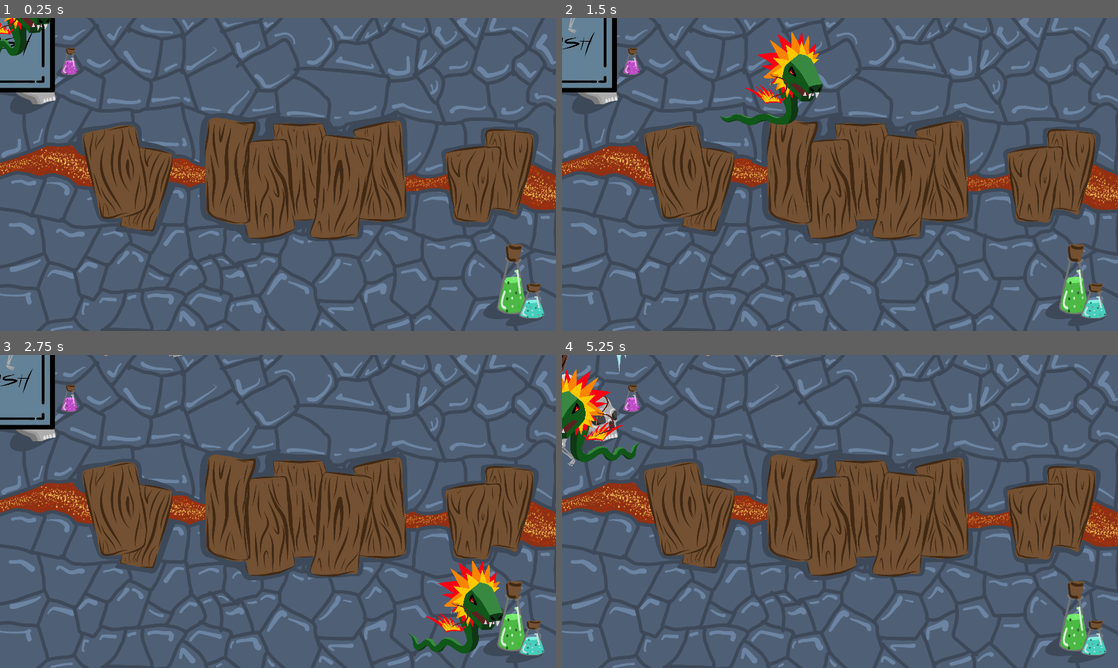
Above: before the commit, frames 1-4 (two rows, left to right).
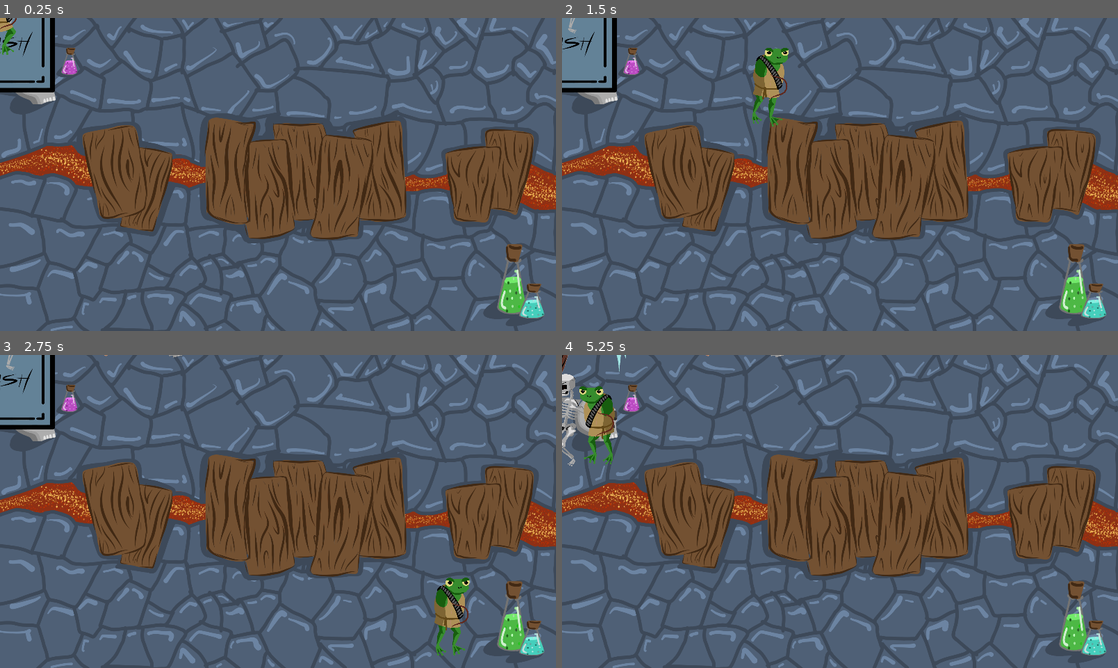
Above: after the commit, the same moments.

Repository: RNSM-Games/godot-gmtk-jam-2023
Game: Godot game, scene res://scenes/RealMain.tscn
Same seed, same stepped clock (60 frames per second), same inputs: the game is played once before the commit and once after it. This scene is started directly instead of the project's main scene.
Inputs (mouse positions are in pixels of both pictures, inside the frame that each line leads up to):
- Up to frame 1 (0.25 s): no input
- Up to frame 2 (1.5 s): tap Enter at 0.5 s; move the mouse to (962, 158) at 0.52 s; hold Right (right) 0.53-1.28 s; hold Right mouse button (Ability) 0.53-1.28 s; move the mouse to (728, 190) at 1.27 s; hold Down (down) from 1.28 s (still down); right-click (728, 190) at 1.35 s
- Up to frame 3 (2.75 s): move the mouse to (333, 442) at 2.02 s; release Down (down) at 2.03 s; press the mouse at (333, 442) at 2.03 s; hold Right (right) from 2.03 s (still down); right-click (333, 442) at 2.3 s
- Up to frame 4 (5.25 s): move the mouse to (812, 574) at 2.77 s; release Right (right) at 2.78 s; release the mouse at (812, 574) at 2.78 s; hold Up (up) 2.78-3.53 s; right-click (812, 574) at 2.85 s; move the mouse to (1006, 558) at 3.52 s; hold Right mouse button (Ability) 3.53-4.28 s; hold Left (left) 3.53-5.03 s; move the mouse to (673, 464) at 4.27 s; click (673, 464) at 4.35 s; right-click (673, 464) at 4.55 s; move the mouse to (867, 511) at 5.02 s; hold Down (down) from 5.03 s (still down); hold Right mouse button (Ability) from 5.03 s (still down)

The runs differ from the first frame. In frame 1, 0.6% of the frame differs, in the area x 0-10%, y 0-13%; in frame 2, 2.5%; in frame 3, 2.5%, in the area x 73-91%, y 65-96%; in frame 4, 2.2%.
Error in both runs: Cannot call method 'get_child' on a null value. (res://scripts/Equippable/RangedWeapon.gd:20)

Commit message:
add frogman

Diff:
--- /dev/null
+++ b/scenes/Creatures/frogman.tscn
@@ -0,0 +1,77 @@
+[gd_scene load_steps=14 format=3 uid="uid://dr4uk7bjmapcp"]
+
+[ext_resource type="Script" path="res://scripts/PlayerController.gd" id="1_1qkcv"]
+[ext_resource type="Script" path="res://scripts/Creature/Creature.gd" id="2_4n8ag"]
+[ext_resource type="Texture2D" uid="uid://cxcawlxxxaff4" path="res://assets/Creatures/frogman_1.png" id="3_hi2dv"]
+[ext_resource type="Texture2D" uid="uid://bj4pl8jbxmjb3" path="res://assets/Creatures/frogman_2.png" id="4_npgws"]
+[ext_resource type="Texture2D" uid="uid://c2xk7n4gdc4sk" path="res://assets/Creatures/frogman_3.png" id="5_nljx7"]
+[ext_resource type="Texture2D" uid="uid://cn11st6sbl5ht" path="res://assets/Creatures/frogman_4.png" id="6_brwkt"]
+[ext_resource type="PackedScene" uid="uid://bqfwsrqxa22ff" path="res://scenes/Abilities/Dodge.tscn" id="6_ti27c"]
+[ext_resource type="Texture2D" uid="uid://cq0vjwq6sm7mh" path="res://assets/Creatures/frogman_5.png" id="7_f2yas"]
+[ext_resource type="PackedScene" uid="uid://b8os1j4od05im" path="res://scenes/Weapons/ranged_weapon.tscn" id="7_vg17c"]
+[ext_resource type="Texture2D" uid="uid://dm5mn3wxfkmvt" path="res://assets/Creatures/frogman_6.png" id="8_sc1yn"]
+[ext_resource type="Texture2D" uid="uid://b50aexepxywu4" path="res://assets/Creatures/frogman_7.png" id="9_w1y52"]
+
+[sub_resource type="SpriteFrames" id="SpriteFrames_xacgo"]
+animations = [{
+"frames": [{
+"duration": 1.0,
+"texture": ExtResource("3_hi2dv")
+}, {
+"duration": 1.0,
+"texture": ExtResource("4_npgws")
+}, {
+"duration": 1.0,
+"texture": ExtResource("5_nljx7")
+}, {
+"duration": 1.0,
+"texture": ExtResource("6_brwkt")
+}, {
+"duration": 1.0,
+"texture": ExtResource("7_f2yas")
+}, {
+"duration": 1.0,
+"texture": ExtResource("8_sc1yn")
+}, {
+"duration": 1.0,
+"texture": ExtResource("9_w1y52")
+}],
+"loop": true,
+"name": &"walk",
+"speed": 7.0
+}]
+
+[sub_resource type="CircleShape2D" id="CircleShape2D_3x2rt"]
+radius = 164.59
+
+[node name="Frogman" type="CharacterBody2D" node_paths=PackedStringArray("body") groups=["entity", "player"]]
+scale = Vector2(0.4, 0.4)
+script = ExtResource("1_1qkcv")
+body = NodePath("Body")
+
+[node name="Body" type="Node2D" parent="." node_paths=PackedStringArray("weapon", "ability")]
+script = ExtResource("2_4n8ag")
+weapon = NodePath("../Weapon/ranged_weapon")
+ability = NodePath("../Ability/Dodge")
+health = 10
+damage = 1.0
+speed = 600.0
+
+[node name="AnimatedSprite2D" type="AnimatedSprite2D" parent="Body"]
+scale = Vector2(-1, 1)
+sprite_frames = SubResource("SpriteFrames_xacgo")
+animation = &"walk"
+frame_progress = 0.196165
+
+[node name="Ability" type="Node2D" parent="."]
+
+[node name="Dodge" parent="Ability" node_paths=PackedStringArray("character") instance=ExtResource("6_ti27c")]
+character = NodePath("../..")
+
+[node name="Weapon" type="Node2D" parent="."]
+
+[node name="ranged_weapon" parent="Weapon" node_paths=PackedStringArray("character") instance=ExtResource("7_vg17c")]
+character = NodePath("../..")
+
+[node name="Hitbox" type="CollisionShape2D" parent="."]
+shape = SubResource("CircleShape2D_3x2rt")
--- a/scenes/RealMain.tscn
+++ b/scenes/RealMain.tscn
@@ -3,7 +3,7 @@
 [ext_resource type="Script" path="res://scripts/RealMain.gd" id="1_3u71l"]
 [ext_resource type="Texture2D" uid="uid://c6sgqjy5u7pnb" path="res://assets/Environment/Background.png" id="1_8llla"]
 [ext_resource type="PackedScene" uid="uid://blgd3t0mnnsfy" path="res://scenes/Deck/Card.tscn" id="4_8knci"]
-[ext_resource type="PackedScene" uid="uid://cwlasawkvfnry" path="res://scenes/Creatures/quetz.tscn" id="4_avqss"]
+[ext_resource type="PackedScene" uid="uid://dr4uk7bjmapcp" path="res://scenes/Creatures/frogman.tscn" id="4_gxdgi"]
 
 [node name="RealMain" type="Node"]
 script = ExtResource("1_3u71l")
@@ -20,7 +20,7 @@
 
 [node name="Card" parent="." instance=ExtResource("4_8knci")]
 
-[node name="Quetz" parent="." instance=ExtResource("4_avqss")]
+[node name="Frogman" parent="." instance=ExtResource("4_gxdgi")]
 
 [connection signal="timeout" from="Timer" to="." method="_on_timer_timeout"]
 [connection signal="cardExploded" from="Card" to="." method="_on_card_card_exploded"]
Binary file added: assets/Creatures/frogman_1.png
Not shown, added: assets/Creatures/frogman_1.png.import
Binary file added: assets/Creatures/frogman_2.png
Not shown, added: assets/Creatures/frogman_2.png.import
Binary file added: assets/Creatures/frogman_3.png
Not shown, added: assets/Creatures/frogman_3.png.import
Binary file added: assets/Creatures/frogman_4.png
Not shown, added: assets/Creatures/frogman_4.png.import
Binary file added: assets/Creatures/frogman_5.png
Not shown, added: assets/Creatures/frogman_5.png.import
Binary file added: assets/Creatures/frogman_6.png
Not shown, added: assets/Creatures/frogman_6.png.import
(and 2 more such lines)
